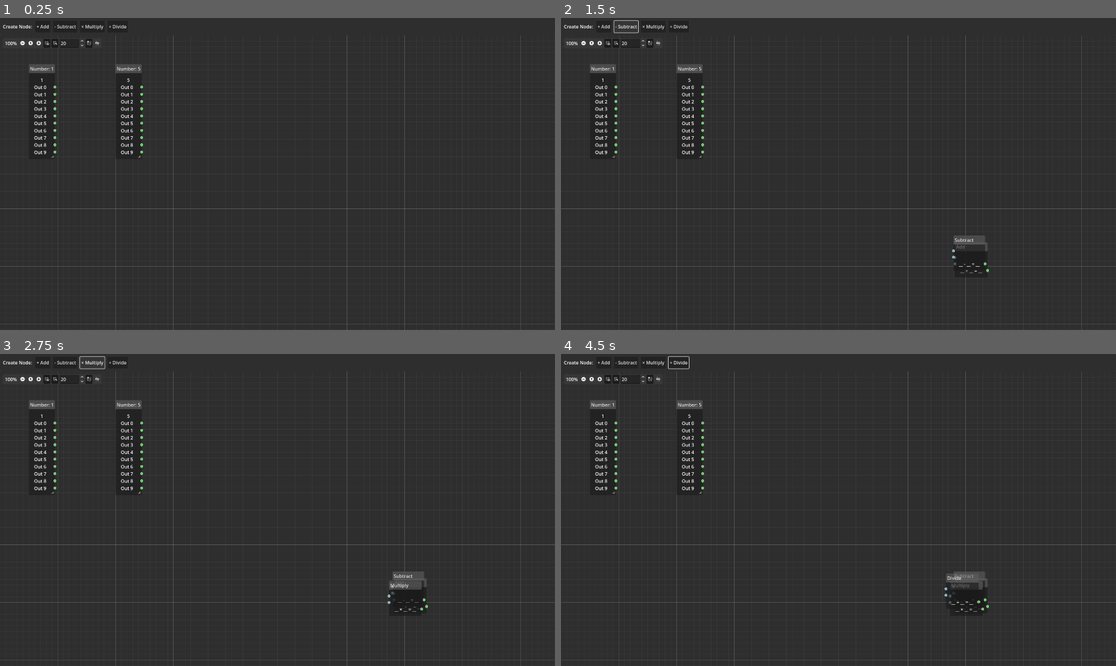
Above: before the commit, frames 1-4 (two rows, left to right).
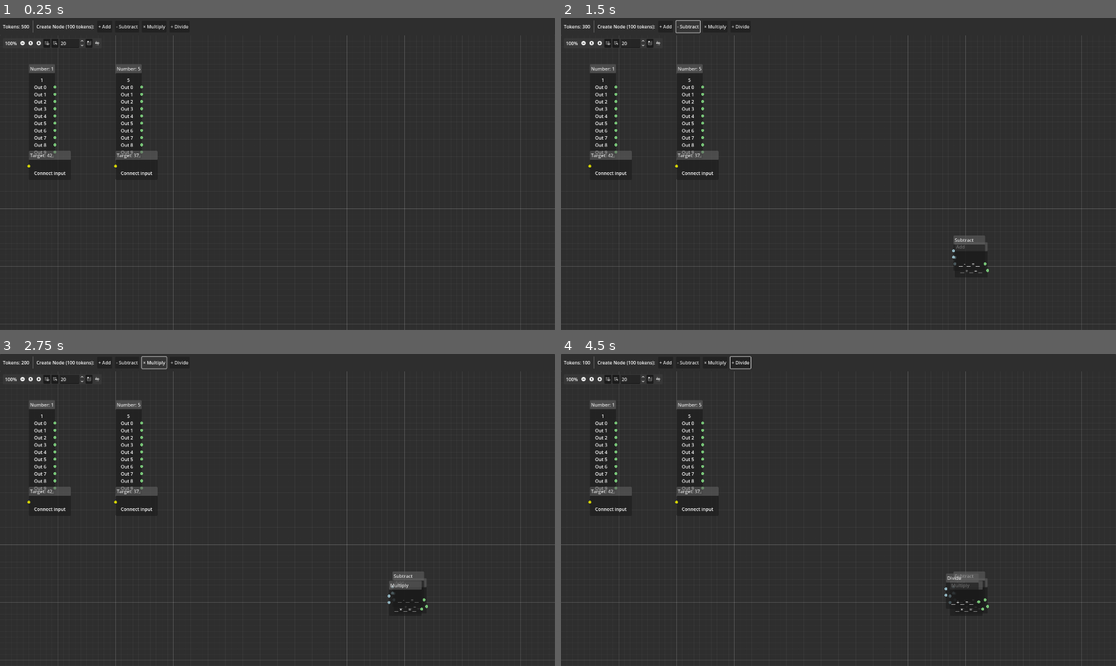
Above: after the commit, the same moments.

Repository: trite/Fractionation
Game: Godot game, scene res://main.tscn
Same seed, same stepped clock (60 frames per second), same inputs: the game is played once before the commit and once after it.
Inputs (mouse positions are in pixels of both pictures, inside the frame that each line leads up to):
- Up to frame 1 (0.25 s): no input
- Up to frame 2 (1.5 s): click "+ Add" at 0.5 s; click "- Subtract" at 1.25 s
- Up to frame 3 (2.75 s): click "× Multiply" at 2 s
- Up to frame 4 (4.5 s): click "÷ Divide" at 2.75 s; click (583, 378) at 3.5 s; click (599, 378) at 4.25 s

The runs differ from the first frame. In frame 1, 0.7% of the frame differs, in the area x 0-34%, y 0-52%; in frame 2, 0.8%; in frame 3, 0.8%; in frame 4, 0.8%.

Commit message:
target nodes and cost concept

Diff:
--- a/main.gd
+++ b/main.gd
@@ -5,10 +5,17 @@
 @onready var subtract_button: Button = $ToolPanel/MarginContainer/HBoxContainer/SubtractButton
 @onready var multiply_button: Button = $ToolPanel/MarginContainer/HBoxContainer/MultiplyButton
 @onready var divide_button: Button = $ToolPanel/MarginContainer/HBoxContainer/DivideButton
+@onready var token_label: Label = $ToolPanel/MarginContainer/HBoxContainer/TokenLabel
+@onready var win_screen: ColorRect = $WinScreen
 
 # Track which nodes are starting nodes (cannot be deleted)
 var starting_nodes: Array[String] = []
+var target_nodes: Array[String] = []
 var node_counter: int = 0
+
+# Token system
+const OPERATION_COST: int = 100
+var tokens: int = 500
 
 func _ready() -> void:
 	# Connect GraphEdit signals
@@ -24,6 +31,12 @@
 
 	# Create the two starting nodes
 	create_starting_nodes()
+
+	# Create target nodes
+	create_target_nodes()
+
+	# Update token display
+	update_token_display()
 
 func create_starting_nodes() -> void:
 	# Create node with value 1
@@ -42,6 +55,28 @@
 	graph_edit.add_child(node)
 	return node
 
+func create_target_nodes() -> void:
+	# Create target node for 42
+	var target1 = create_target_node("target_42", 42, Vector2(100, 400))
+	target_nodes.append("target_42")
+	starting_nodes.append("target_42")  # Prevent deletion
+
+	# Create target node for 37
+	var target2 = create_target_node("target_37", 37, Vector2(400, 400))
+	target_nodes.append("target_37")
+	starting_nodes.append("target_37")  # Prevent deletion
+
+func create_target_node(node_name: String, target: int, position: Vector2) -> GraphNode:
+	var node = preload("res://target_node.tscn").instantiate()
+	node.name = node_name
+	node.position_offset = position
+	node.set_target(target)
+	graph_edit.add_child(node)
+	return node
+
+func update_token_display() -> void:
+	token_label.text = "Tokens: " + str(tokens)
+
 func _on_connection_request(from_node: StringName, from_port: int, to_node: StringName, to_port: int) -> void:
 	var existing_connections = graph_edit.get_connection_list()
 
@@ -71,6 +106,9 @@
 		var value = get_node_output_value(source_node)
 		update_node_input(to_node, to_port, value)
 
+	# Check win condition after connection
+	check_win_condition()
+
 func _on_disconnection_request(from_node: StringName, from_port: int, to_node: StringName, to_port: int) -> void:
 	graph_edit.disconnect_node(from_node, from_port, to_node, to_port)
 	# Clear the input on the target node
@@ -83,12 +121,26 @@
 			print("Cannot delete starting node: ", node_name)
 			continue
 
+		# Refund tokens if it's an operation node
+		var node = graph_edit.get_node(NodePath(node_name))
+		if node and node.has_method("get_result"):  # It's an operation node
+			tokens += OPERATION_COST
+			update_token_display()
+
 		# Get the node and remove it
-		var node = graph_edit.get_node(NodePath(node_name))
 		if node:
 			node.queue_free()
 
 func create_operation_node(operation: int) -> void:
+	# Check if we have enough tokens
+	if tokens < OPERATION_COST:
+		print("Not enough tokens! Need ", OPERATION_COST, ", have ", tokens)
+		return
+
+	# Deduct tokens
+	tokens -= OPERATION_COST
+	update_token_display()
+
 	var node = preload("res://operation_node.tscn").instantiate()
 	node.name = "operation_" + str(node_counter)
 	node_counter += 1
@@ -128,7 +180,15 @@
 	if not node:
 		return
 
-	# Update the appropriate input based on the port
+	# Handle target nodes
+	if node.has_method("set_input"):
+		if value != null:
+			node.set_input(value)
+		else:
+			node.clear_input()
+		return
+
+	# Update the appropriate input based on the port for operation nodes
 	if node.has_method("set_input_a") and node.has_method("set_input_b"):
 		if port == 0:
 			if value != null:
@@ -158,3 +218,23 @@
 		if connection["from_node"] == source_node_name:
 			# This node is the source, update the target
 			update_node_input(connection["to_node"], connection["to_port"], output_value)
+
+func check_win_condition() -> void:
+	# Check if all target nodes are solved
+	var all_solved := true
+
+	for target_name in target_nodes:
+		var target_node = graph_edit.get_node(NodePath(target_name))
+		if target_node and target_node.has_method("is_solved"):
+			if not target_node.is_solved():
+				all_solved = false
+				break
+		else:
+			all_solved = false
+			break
+
+	if all_solved:
+		show_win_screen()
+
+func show_win_screen() -> void:
+	win_screen.visible = true
--- a/main.tscn
+++ b/main.tscn
@@ -29,9 +29,17 @@
 layout_mode = 2
 theme_override_constants/separation = 10
 
+[node name="TokenLabel" type="Label" parent="ToolPanel/MarginContainer/HBoxContainer"]
+layout_mode = 2
+text = "Tokens: 500"
+vertical_alignment = 1
+
+[node name="VSeparator" type="VSeparator" parent="ToolPanel/MarginContainer/HBoxContainer"]
+layout_mode = 2
+
 [node name="Label" type="Label" parent="ToolPanel/MarginContainer/HBoxContainer"]
 layout_mode = 2
-text = "Create Node:"
+text = "Create Node (100 tokens):"
 vertical_alignment = 1
 
 [node name="AddButton" type="Button" parent="ToolPanel/MarginContainer/HBoxContainer"]
@@ -62,3 +70,31 @@
 grow_vertical = 2
 right_disconnects = true
 show_zoom_label = true
+
+[node name="WinScreen" type="ColorRect" parent="."]
+visible = false
+layout_mode = 1
+anchors_preset = 15
+anchor_right = 1.0
+anchor_bottom = 1.0
+grow_horizontal = 2
+grow_vertical = 2
+color = Color(0, 0, 0, 0.8)
+
+[node name="Label" type="Label" parent="WinScreen"]
+layout_mode = 1
+anchors_preset = 8
+anchor_left = 0.5
+anchor_top = 0.5
+anchor_right = 0.5
+anchor_bottom = 0.5
+offset_left = -100.0
+offset_top = -25.0
+offset_right = 100.0
+offset_bottom = 25.0
+grow_horizontal = 2
+grow_vertical = 2
+theme_override_font_sizes/font_size = 48
+text = "You Won!"
+horizontal_alignment = 1
+vertical_alignment = 1
--- /dev/null
+++ b/target_node.gd
@@ -0,0 +1,72 @@
+extends GraphNode
+
+var target_value: int = 0
+var current_value: Variant = null
+var is_correct: bool = false
+
+@onready var target_label: Label = $TargetLabel
+
+func _ready() -> void:
+	# Set up single input slot (left side only)
+	set_slot_enabled_left(0, true)
+	set_slot_enabled_right(0, false)
+	set_slot_type_left(0, 0)
+	set_slot_color_left(0, Color.YELLOW)
+
+	update_display()
+
+func set_target(value: int) -> void:
+	target_value = value
+	update_display()
+
+func set_input(value: Variant) -> void:
+	current_value = value
+	check_correctness()
+	update_display()
+
+func clear_input() -> void:
+	current_value = null
+	is_correct = false
+	update_display()
+
+func check_correctness() -> void:
+	if current_value == null:
+		is_correct = false
+		return
+
+	# Check if the value matches (with some tolerance for floats)
+	if current_value is float and target_value is int:
+		is_correct = abs(current_value - target_value) < 0.01
+	elif current_value is int and target_value is int:
+		is_correct = (current_value == target_value)
+	else:
+		is_correct = false
+
+func is_solved() -> bool:
+	return is_correct
+
+func update_display() -> void:
+	if not target_label:
+		return
+
+	title = "Target: " + str(target_value)
+
+	if current_value != null:
+		var value_str := ""
+		if current_value is float:
+			value_str = "%.2f" % current_value
+		else:
+			value_str = str(current_value)
+
+		if is_correct:
+			target_label.text = "✓ " + value_str + " ✓"
+			# Set green color for correct
+			modulate = Color(0.5, 1.0, 0.5)
+		else:
+			target_label.text = "✗ " + value_str + " ✗"
+			# Set red color for incorrect
+			modulate = Color(1.0, 0.5, 0.5)
+	else:
+		target_label.text = "Connect input"
+		# Set neutral color
+		modulate = Color(1.0, 1.0, 1.0)
--- /dev/null
+++ b/target_node.tscn
@@ -0,0 +1,20 @@
+[gd_scene load_steps=2 format=3 uid="uid://cqxv1qhxqxqxq"]
+
+[ext_resource type="Script" path="res://target_node.gd" id="1_target_node"]
+
+[node name="TargetNode" type="GraphNode"]
+title = "Target"
+resizable = false
+draggable = true
+selectable = true
+script = ExtResource("1_target_node")
+
+[node name="Input" type="Control" parent="."]
+custom_minimum_size = Vector2(0, 20)
+layout_mode = 2
+
+[node name="TargetLabel" type="Label" parent="."]
+layout_mode = 2
+text = "Target: 0"
+horizontal_alignment = 1
+vertical_alignment = 1
Not shown, added: target_node.gd.uid
